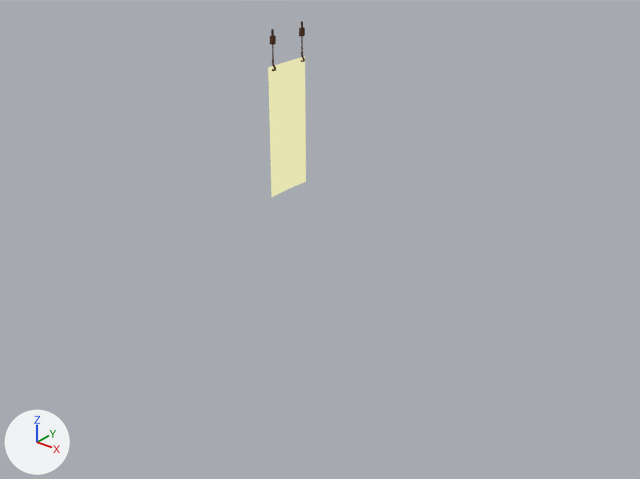
Before and after pictures for a commit that changed the glTF model public/Models/Banners.glb.
One viewpoint serves both versions: a 50 mm camera at (70.9, -91.2, 65.1) aimed at (1.0, -3.8, 11.0). Lighting does not change. The marker at lower left points along +X, +Y and +Z. Where no turn or scale is listed for an object, it has been applied to the vertices. Vertices at the same position are counted once.

Names of what the first picture shows: 'Banners'.
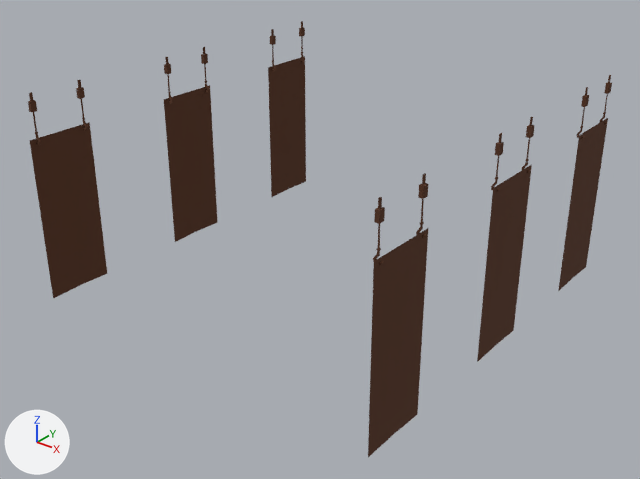
Edits to the bpy script that builds the scene:
```text
Change me_plane:
    remove me_plane.from_pydata(...)  # 150 vertices, 284 faces; spans x -0.6..0.5, y -4.9..4.9, z -26.3..3.6
    add me_plane.from_pydata(...)  # 900 vertices, 1704 faces; spans x -0.6..55.4, y -51.7..4.9, z -26.3..3.6
    me_plane part 1: the loose piece of 6 vertices spanning x -0.2, y -4.9..4.9, z -26.3..-2.6 is copied, and the copy is moved by (0.0, -23.4, 0.0), in mat_final_base_001 (brown #57331f); it spans x -0.2, y -28.3..-18.6, z -26.3..-2.6
    me_plane part 2: the loose piece of 72 vertices spanning x -0.6..0.5, y -4.2..-3.4, z -3.4..3.6 is copied, and the copy is moved by (0.0, -23.4, 0.0); it spans x -0.6..0.5, y -27.7..-26.8, z -3.4..3.6
    me_plane part 3: the loose piece of 72 vertices spanning x -0.6..0.5, y -4.2..-3.4, z -3.4..3.6 is copied, and the copy is moved by (0.0, -15.8, 0.0); it spans x -0.6..0.5, y -20.0..-19.2, z -3.4..3.6
    me_plane part 4: the loose piece of 6 vertices spanning x -0.2, y -4.9..4.9, z -26.3..-2.6 is copied, and the copy is moved by (0.0, -46.8, 0.0), in mat_final_base_001 (brown #57331f); it spans x -0.2, y -51.7..-42.0, z -26.3..-2.6
    me_plane part 5: the loose piece of 72 vertices spanning x -0.6..0.5, y -4.2..-3.4, z -3.4..3.6 is copied, and the copy is moved by (0.0, -46.8, 0.0); it spans x -0.6..0.5, y -51.1..-50.2, z -3.4..3.6
    me_plane part 6: the loose piece of 72 vertices spanning x -0.6..0.5, y 3.4..4.2, z -3.4..3.6 is copied, and the copy is moved by (0.0, -46.8, 0.0); it spans x -0.6..0.5, y -43.5..-42.6, z -3.4..3.6
    me_plane part 7: the loose piece of 6 vertices spanning x -0.2, y -4.9..4.9, z -26.3..-2.6 is copied, and the copy is moved by (55.2, 0.0, 0.0), in mat_final_base_001 (brown #57331f); it spans x 55.0, y -4.9..4.9, z -26.3..-2.6
    me_plane part 8: the loose piece of 72 vertices spanning x -0.6..0.5, y -4.2..-3.4, z -3.4..3.6 is copied, and the copy is mirrored in x about its middle, then moved by (54.9, 0.0, 0.0); it spans x 54.3..55.4, y -4.2..-3.4, z -3.4..3.6
    me_plane part 9: the loose piece of 72 vertices spanning x -0.6..0.5, y 3.4..4.2, z -3.4..3.6 is copied, and the copy is mirrored in x about its middle, then moved by (54.9, 0.0, 0.0); it spans x 54.3..55.4, y 3.4..4.2, z -3.4..3.6
    me_plane part 10: the loose piece of 6 vertices spanning x -0.2, y -4.9..4.9, z -26.3..-2.6 is copied, and the copy is moved by (55.2, -23.4, 0.0), in mat_final_base_001 (brown #57331f); it spans x 55.0, y -28.3..-18.6, z -26.3..-2.6
    me_plane part 11: the loose piece of 72 vertices spanning x -0.6..0.5, y -4.2..-3.4, z -3.4..3.6 is copied, and the copy is mirrored in x about its middle, then moved by (54.9, -23.4, 0.0); it spans x 54.3..55.4, y -27.7..-26.8, z -3.4..3.6
    me_plane part 12: the loose piece of 72 vertices spanning x -0.6..0.5, y 3.4..4.2, z -3.4..3.6 is copied, and the copy is mirrored in x about its middle, then moved by (54.9, -23.4, 0.0); it spans x 54.3..55.4, y -20.0..-19.2, z -3.4..3.6
    me_plane part 13: the loose piece of 6 vertices spanning x -0.2, y -4.9..4.9, z -26.3..-2.6 is copied, and the copy is moved by (55.2, -46.8, 0.0), in mat_final_base_001 (brown #57331f); it spans x 55.0, y -51.7..-42.0, z -26.3..-2.6
    me_plane part 14: the loose piece of 72 vertices spanning x -0.6..0.5, y -4.2..-3.4, z -3.4..3.6 is copied, and the copy is mirrored in x about its middle, then moved by (54.9, -46.8, 0.0); it spans x 54.3..55.4, y -51.1..-50.2, z -3.4..3.6
    me_plane part 15: the loose piece of 72 vertices spanning x -0.6..0.5, y 3.4..4.2, z -3.4..3.6 is copied, and the copy is mirrored in x about its middle, then moved by (54.9, -46.8, 0.0); it spans x 54.3..55.4, y -43.5..-42.6, z -3.4..3.6
    me_plane part 16: 4 faces spanning x -0.2, y -4.9..4.9, z -26.3..-2.6 switch from mat_material_001 (black #000000) to mat_final_base_001 (brown #57331f)
```

Location of each change, (x1, y1, x2, y2) in pixels of the pictures (640 x 479 px):
'Banners', reshaped (1400% wider, 147% taller): before (268, 21, 306, 197); after (28, 21, 612, 457)
part 1 of me_plane, added (brown): after (164, 85, 218, 242)
part 2 of me_plane, added: after (164, 57, 173, 104)
part 3 of me_plane, added: after (201, 47, 209, 92)
part 4 of me_plane, added (brown): after (30, 122, 107, 298)
part 5 of me_plane, added: after (28, 92, 41, 145)
part 6 of me_plane, added: after (76, 80, 88, 130)
part 7 of me_plane, added (brown): after (558, 118, 608, 291)
part 8 of me_plane, added: after (577, 87, 589, 139)
part 9 of me_plane, added: after (599, 75, 612, 125)
part 10 of me_plane, added (brown): after (477, 165, 532, 362)
part 11 of me_plane, added: after (491, 133, 504, 192)
part 12 of me_plane, added: after (522, 117, 535, 173)
part 13 of me_plane, added (brown): after (368, 228, 428, 457)
part 14 of me_plane, added: after (373, 197, 385, 265)
part 15 of me_plane, added: after (416, 174, 428, 238)
part 16 of me_plane, recoloured: (268, 56, 306, 197) in both
